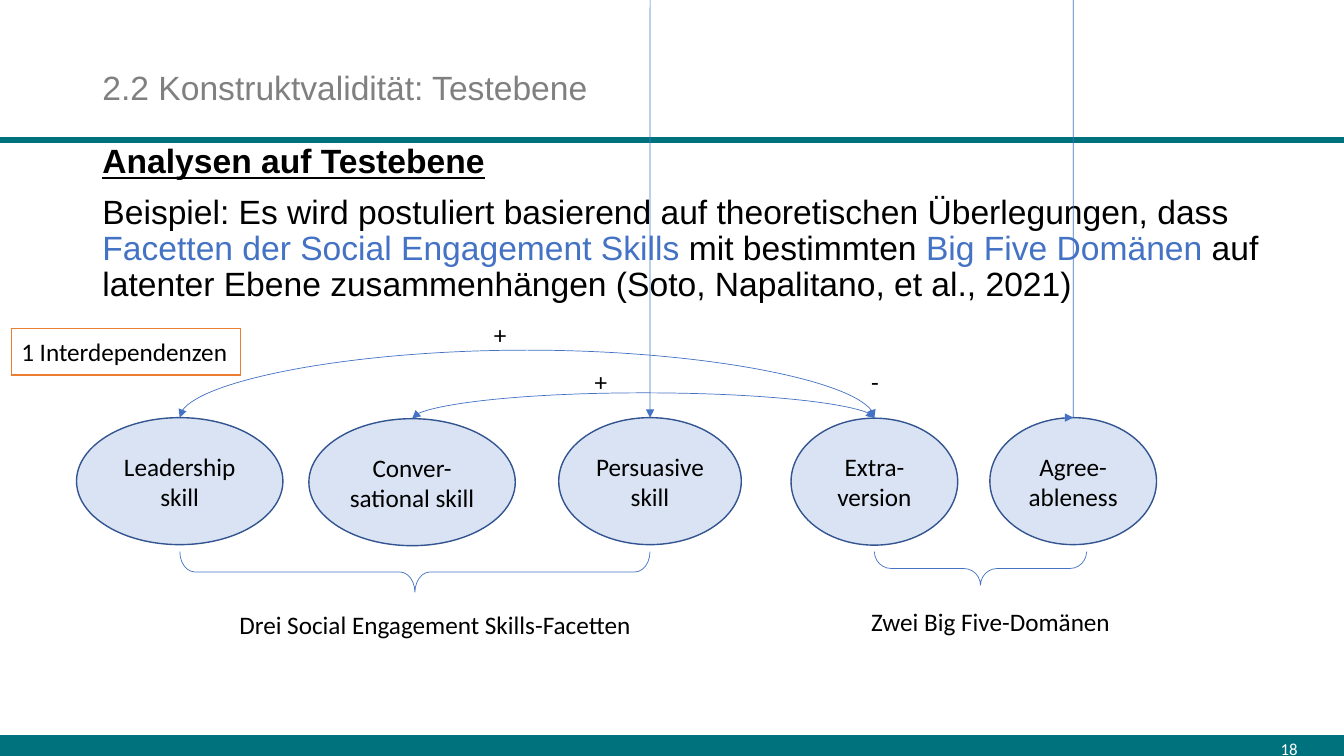
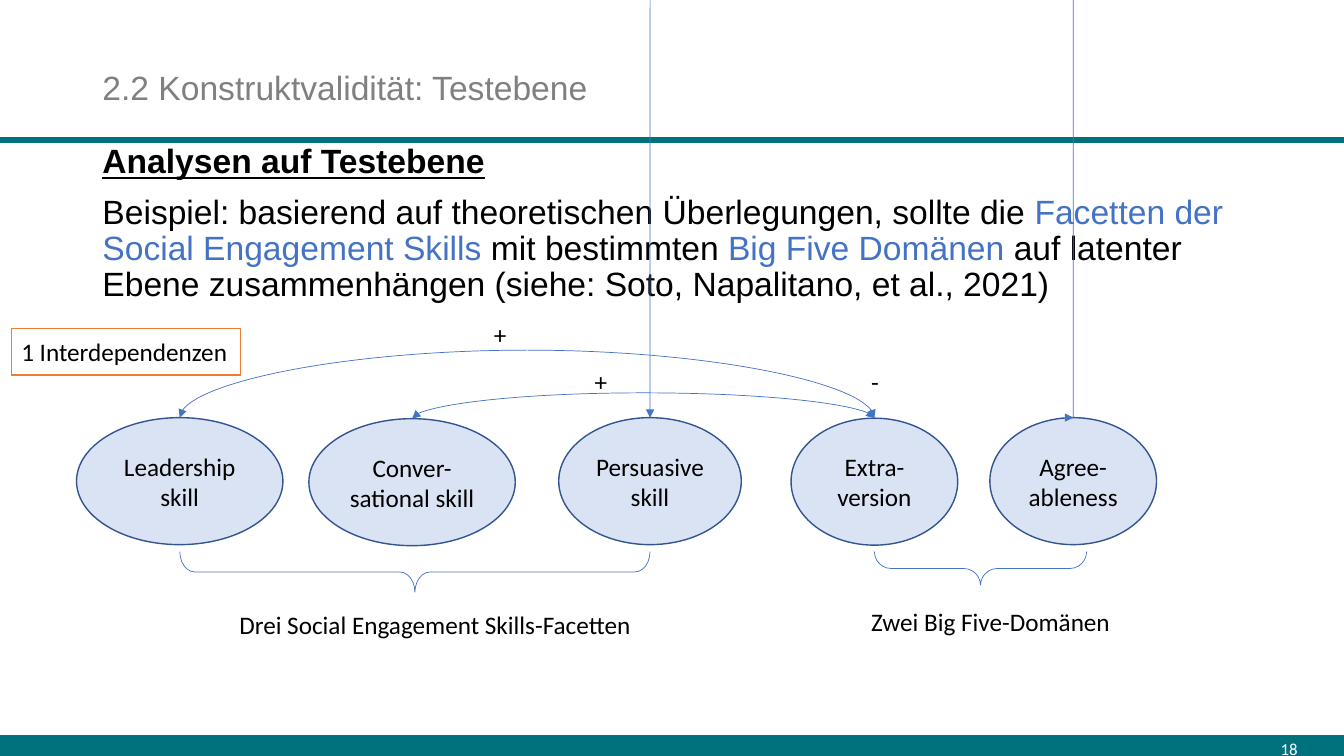
Before and after one commit to sbissantz/testtheory, a slide deck: slide 18 of 11-valid/validity-10.pptx. Drawn at 1344x756 pixels with LibreOffice and Linux fonts; fonts in the diff are those of the drawing. Boxes give left, top, right and bottom in pixels: in the first picture for what was removed or moved away, otherwise in the second. Text is boxed around its words. In the diff, an @@ line names an element or a change of style, - is before the commit and + after.

```diff
--- a/11-valid/validity-10.pptx
+++ b/11-valid/validity-10.pptx
@@ text at <box>102,197,1224,303</box>: text changed @@
-Beispiel: Es wird postuliert basierend auf theoretischen Überlegungen, dass Facetten der Social Engagement Skills mit bestimmten Big Five Domänen auf latenter Ebene zusammenhängen (Soto, Napalitano, et al., 2021)
+Beispiel: basierend auf theoretischen Überlegungen, sollte die Facetten der Social Engagement Skills mit bestimmten Big Five Domänen auf latenter Ebene zusammenhängen (siehe: Soto, Napalitano, et al., 2021)
```
Also in this commit, not shown: 8 other slides changed, 1 other file.
